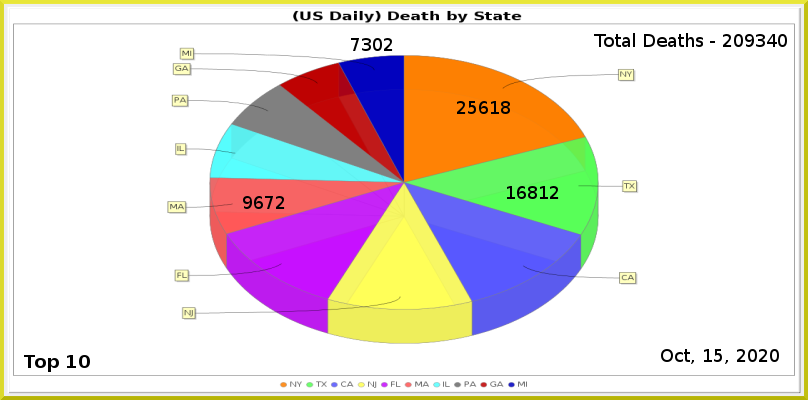
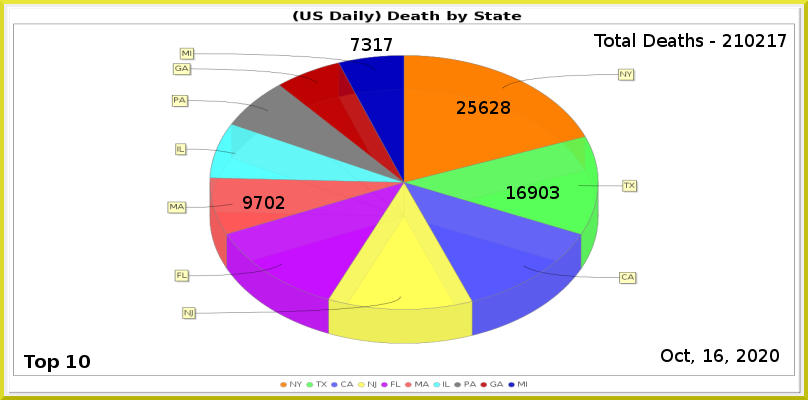
Two versions of the same layered image (808 × 400). Layer-by-layer changes:
painted on "Least" over [373, 38, 393, 51]
painted on "MA" over [254, 196, 274, 209]
painted on "CA" over [528, 186, 559, 199]
painted on "NY" over [490, 101, 499, 114]
renamed "Total Deaths - 209340" to "Total Deaths - 210217", painted on it over [734, 34, 787, 47]
painted on "Current Date" over [714, 349, 723, 362]
painted on "Death_by_State.png" over [167, 48, 639, 344]
